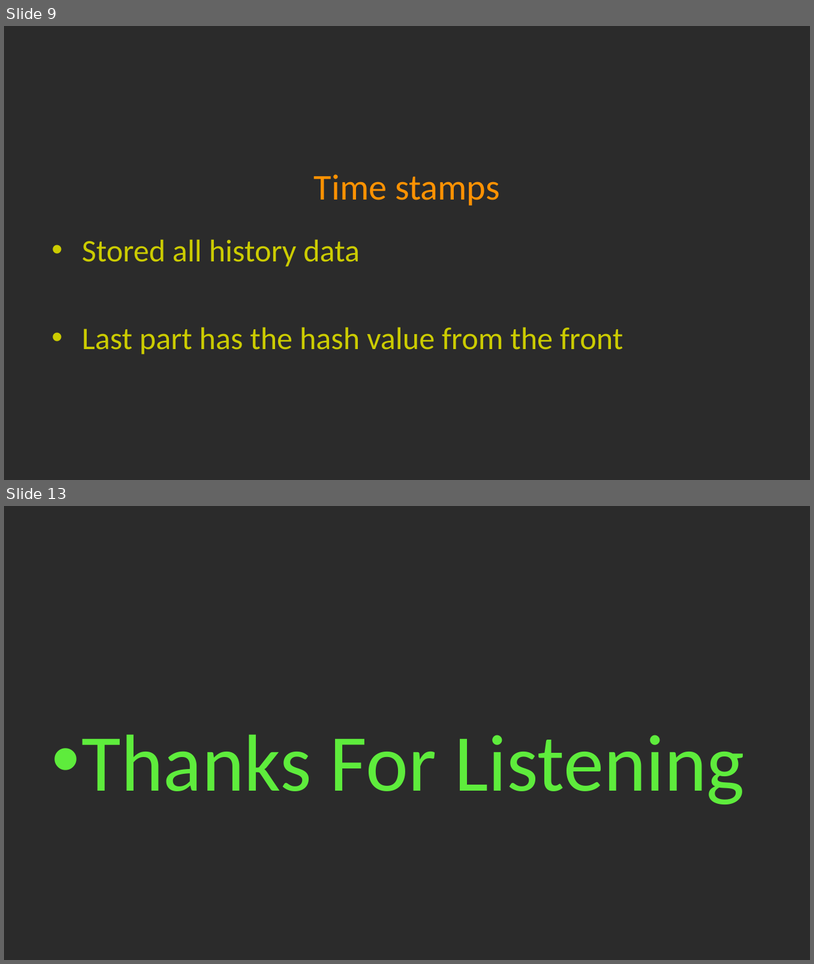
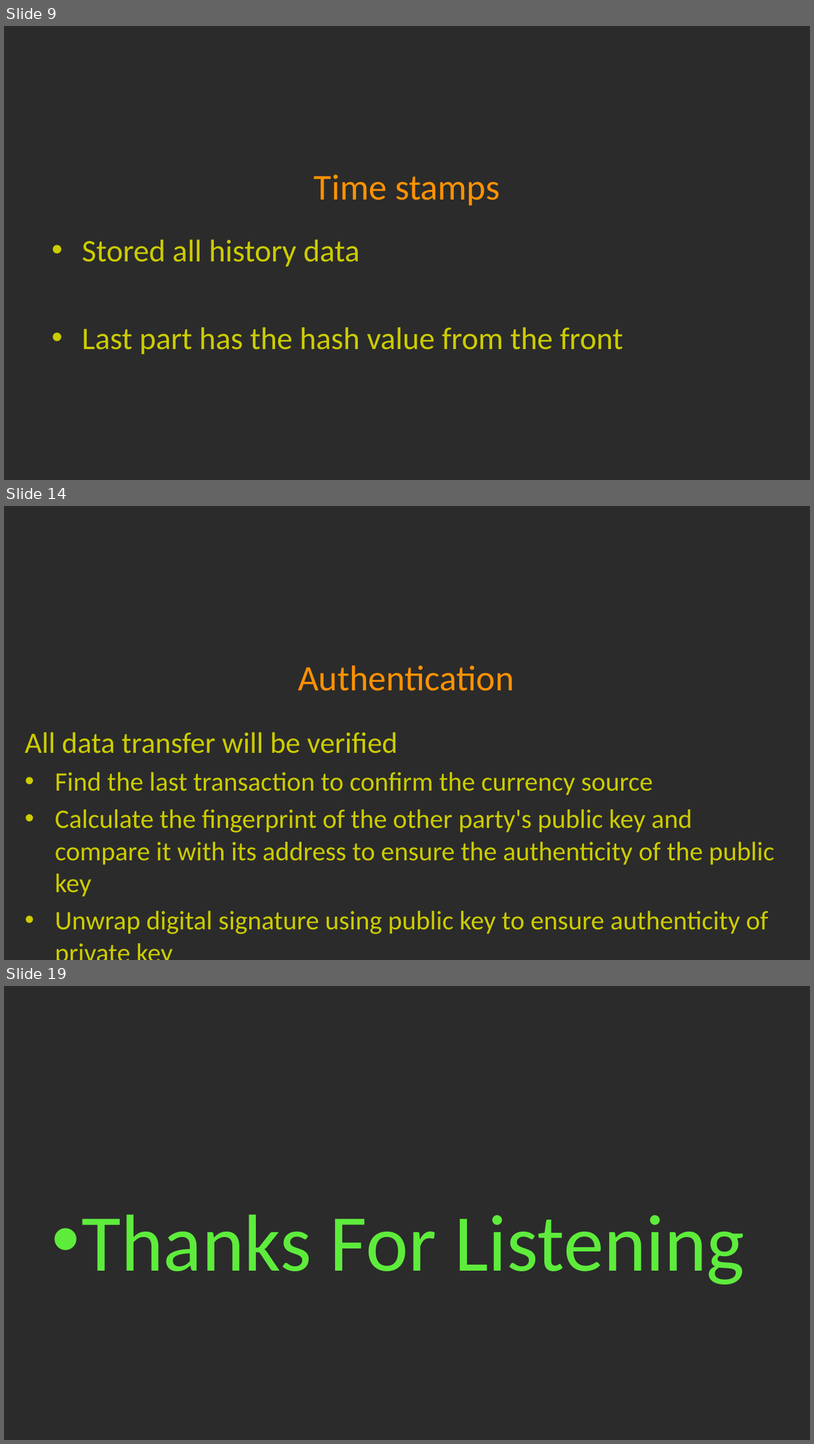
Before and after one commit to LeafLu0315/Presentation, a slide deck: blockchain.pptx. Shown one above the other, each under a label of ours: slides 9 and 13 before the commit, slides 9, 14 and 19 after it; the slides between them are not shown. The pictures are 814x964 and 814x1444 pixels, drawn with LibreOffice and Linux fonts; fonts in the diff are those of the drawing; background and template pictures are left out; a plain dark background stands for a picture behind light text. Boxes give left, top, right and bottom in pixels: in the first picture for what was removed or moved away, otherwise in the second. Text is boxed around its words. In the diff, an @@ line names an element or a change of style, - is before the commit and + after.

```diff
--- a/blockchain.pptx
+++ b/blockchain.pptx
@@ slide 14 added at bbox=[4, 506, 810, 960], background picture (left out) @@
@@ title added at bbox=[298, 665, 514, 691], 32 pt, text #FE9202 @@
+Authentication
@@ text added at bbox=[25, 732, 774, 934], 23.8 pt, text #CCCC00 @@
+All data transfer will be verified
+• Find the last transaction to confirm the currency source
+• Calculate the fingerprint of the other party's public key and compare it with its address to ensure the authenticity of the public key
+• Unwrap digital signature using public key to ensure authenticity of private key
@@ what was slide 13 is now slide 19 @@
```
Also in this commit, not shown: 6 slides changed, 5 other slides added.
